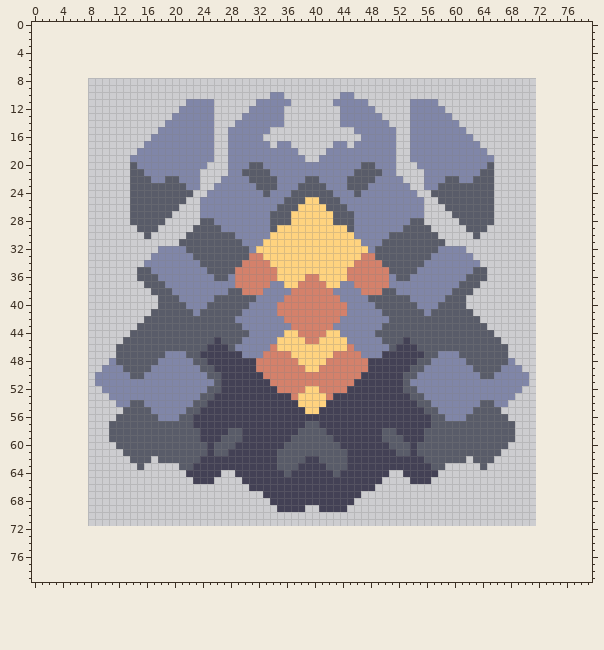
Two versions of one sprite sheet, sprites/units/gjallahorn.png. The picture above was drawn from the file before the commit.
The file is 64x64 pixels. The old version is drawn lined up with the new one, on the new canvas.
Now the later version:
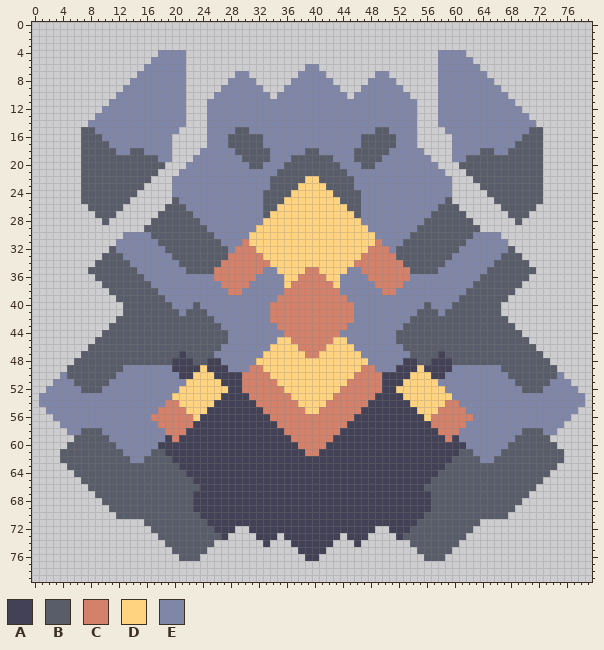
Palette (. is transparent): A #434155  B #595c69  C #d4816b  D #ffd37f  E #8086a8
What changed:
canvas 64x64 -> 80x80, the old top-left corner now at 8,8
Changed rows in their new state; - is an unchanged pixel.
first column x 1:
 4 -----------------EEEE------------------------------------EEEE-----------------
 5 ----------------EEEEE------------------------------------EEEEE----------------
 6 ---------------EEEEEE-----------------EE-----------------EEEEEE---------------
 7 --------------EEEEEEE-------EE-------EEEE-------EE-------EEEEEEE--------------
 8 -------------EEEEEEEE------EEEE-----EEEEEE-----EEEE------EEEEEEEE-------------
 9 ------------EEEEEEEEE-----EEEEEE---EEEEEEEE---EEEEEE-----EEEEEEEEE------------
10 -----------EEEEEEEEEE----EEEEEEEE.-EEEEEEEE-.EEEEEEEE----EEEEEEEEEE-----------
11 ----------EEEEEEEEEEE...-EEEEEE-----EEEEEE-----EEEEEE-...EEEEEEEEEEE----------
12 ---------EEEEEEEEEEE-...-EEEEE-----EEEEEEEE-----EEEEE-...-EEEEEEEEEEE---------
13 --------EEEEEEEEEEE--...-EEEE------EEEEEEEE------EEEE-...--EEEEEEEEEEE--------
14 -------EEEEEEEEEEE---...-EEE-------EEEEEEEE-------EEE-...---EEEEEEEEEEE-------
15 ------BBEEEEEEEEE---....-EE-BB---EEEEEEEEEEEE---BB-EE-....---EEEEEEEEEBB------
16 ------BBBEEEEEEE---.....-EEBBBBBEEEEEEEEEEEEEEBBBBBEE-.....---EEEEEEEBBB------
17 ------BBBBEEEEE----.....-EEBBBBB-E--EEEEEE--E-BBBBBEE-.....----EEEEEBBBB------
18 ------BBBBBEEBB----....--EE-BBBBB----EBBE----BBBBB-EE--....----BBEEBBBBB------
19 ------BBBBBBBBBBB--...---EE--BBBB---BBBBBB---BBBB--EE---...--BBBBBBBBBBB------
20 ------BBBBBBB-BBBB...---EEE--------BBBBBBBB--------EEE---...BBBB-BBBBBBB------
21 ------BBBBBBB--BB...---EEEE--EEEE-BBBBBBBBBB-EEEE--EEEE---...BB--BBBBBBB------
22 ------BBBBBBB---...E---EEE----EEE-BBBBDDBBBB-EEE----EEE---E...---BBBBBBB------
23 ------BBBBBBB--....EE--EE------EE-BBBDDDDBBB-EE------EE--EE....--BBBBBBB------
24 ------BBBBBBB-.....EEEEE---------BBBDDDDDDBBB---------EEEEE.....-BBBBBBB------
25 ------BBBBBBB......-EEE---------BBBDDD--DDDBBB---------EEE-......BBBBBBB------
26 -------BBBBB-.....--BEE---------BBDDD----DDDBB---------EEB--.....-BBBBB-------
27 --------BBB--....--BBBE---------BDDD------DDDB---------EBBB--....--BBB--------
28 ---------B---...--BBBBBEE-------DDDD------DDDD-------EEBBBBB--...---B---------
29 --------------.--BBBBB--EE-----DDD----------DDD-----EE--BBBBB--.--------------
30 ------------EEEEBBBBB----EEE--DDD------------DDD--EEE----BBBBBEEEE------------
31 -----------EEEEEEBBB------EEECDD--------------DDCEEE------BBBEEEEEE-----------
32 ----------BEEEEEE-BBB------ECCC----------------CCCE------BBB-EEEEEEB----------
33 ---------BBBEEEE---BBB-----CCC------------------CCC-----BBB---EEEEBBB---------
34 --------BBBBBEE-----BBB---CCC--------------------CCC---BBB-----EEBBBBB--------
35 -------BBBBBBBEE-----BBB-CCC----EE----CC----EE----CCC-BBB-----EEBBBBBBB-------
36 --------BBBBBB-EE--------CCC---EEEE--C--C--EEEE---CCC--------EE-BBBBBB--------
37 ---------BBBBBB-EE--------CC--EEE---C----C---EEE--CC--------EE-BBBBBB---------
38 ----------BBBBBB-EE--------CCEEE---C------C---EEECC--------EE-BBBBBB----------
39 -----------BBBBBB-EE-----EEEEEE---C--------C---EEEEEE-----EE-BBBBBB-----------
40 ------------BBBBB--EE-B-EEEEEE---C----------C---EEEEEE-B-EE--BBBBB------------
41 ------------BBBB----E-B-EEEEE----C----------C----EEEEE-B-E----BBBB------------
42 -----------BBBB----------EEE-----CC--------CC-----EEE----------BBBB-----------
43 ----------BBBB------------EEE-----CC------CC-----EEE------------BBBB----------
44 ---------BBBB--------------EEE-----CC----CC-----EEE--------------BBBB---------
45 --------BBBB-------------B-EE-------CC--CC-------EE-B-------------BBBB--------
46 -------BBBB-------------BBEE-----D---CCCC---D-----EEBB-------------BBBB-------
47 ------BBBBB-------BBA--BBEEEE---DDDD--CC--DDDD---EEEEBB--ABB-------BBBBB------
48 -----BBBBBB------BBAAA----EEEEEDDDDDD----DDDDDDEEEEE----AAABB------BBBBBB-----
49 ----BBBBBBBBEEEE---AAAADA--EEEC-DDDDDD--DDDDDD-CEEE--ADAAAA---EEEEBBBBBBBB----
50 ---EBBBBBBB--EE-----AADDDA---CCC-DDDDDDDDDDDD-CCC---ADDDAA-----EE--BBBBBBBE---
51 --EEEBBBBB-----------DDDDD---CCCC-DDDDDDDDDD-CCCC---DDDDD-----------BBBBBEEE--
52 -EEEEEBBB-----------DDDDDDD--CCCCC-DDD--DDD-CCCCC--DDDDDDD-----------BBBEEEEE-
53 EEEEEEEEEE---------DDDDDDD----CCCCCCD----DCCCCCC----DDDDDDD---------EEEEEEEEEE
54 EEEEEEEEEEE--EE---CCDDDDD------CCCCCC----CCCCCC------DDDDDCC---EE--EEEEEEEEEEE
55 -EEEEEEEEEEEEEEE-CCCCDDD--------CCCCCC--CCCCCC--------DDDCCCC-EEEEEEEEEEEEEEE-
56 --EEEEEEEEEEEEEECCCCCCD----------CCCCCCCCCCCC----------DCCCCCCEEEEEEEEEEEEEE--
57 ---EEEEEEEEEEEEEECCCCC------------CCCCCCCCCC------------CCCCCEEEEEEEEEEEEEE---
58 ----EEBBBEEEEEEEEECCCAA----AA------CCCCCCCC------AA----AACCCEEEEEEEEEBBBEE----
59 -----BBBBBEEEEEEEEACAAA---AAA-------CCCCCC-------AAA---AAACAEEEEEEEEBBBBB-----
60 ----BBBBBBBEEEEEEAAAAAAA-AAA-------AACCCCAA-------AAA-AAAAAAAEEEEEEBBBBBBB----
61 ---BBBBBBBBBEEEE--AAAAAA-AA-------AAAACCAAAA-------AA-AAAAAA--EEEEBBBBBBBBB---
62 ---BBBBBBBBBBEE-B--AAAA-----------AAAA--AAAA-----------AAAA--B-EEBBBBBBBBBB---
63 ----BBBBBBBBBB-BBBBBAA------------AAA----AAA------------AABBBBB-BBBBBBBBBB----
64 -----BBBBBBBBBBBBBBBB-----AA-------A------A-------AA-----BBBBBBBBBBBBBBBB-----
65 ------BBBBBBBBBBBBBBBB---AAAA--------------------AAAA---BBBBBBBBBBBBBBBB------
66 -------BBBBBBBBBBBBBBBBAAAAAAA------------------AAAAAAABBBBBBBBBBBBBBBB-------
67 --------BBBBBBBBBBBBBBAAAAAAAAAA--------------AAAAAAAAAABBBBBBBBBBBBBB--------
68 ---------BBBBBBBBBBBBBAAAAAAAAAAA------------AAAAAAAAAAABBBBBBBBBBBBB---------
69 ----------BBBBBBBBBBBBAAAAAAAAAAAA----AA----AAAAAAAAAAAABBBBBBBBBBBB----------
70 -----------BBBBBBBBBBBBAAAAAAAAAAAAAAAAAAAAAAAAAAAAAAAABBBBBBBBBBBB-----------
71 ---------------BBBBBBBBBAAAAAAAAAAAAAAAAAAAAAAAAAAAAAABBBBBBBBB---------------
72 ----------------BBBBBBBBBAAA--AAAAAAAAAAAAAAAAAA--AAABBBBBBBBB----------------
73 -----------------BBBBBBBBBA----AAA-AAAAAAAA-AAA----ABBBBBBBBB-----------------
74 ------------------BBBBBBB-------A---AAAAAA---A-------BBBBBBB------------------
75 -------------------BBBBB-------------AAAA-------------BBBBB-------------------
76 --------------------BBB---------------AA---------------BBB--------------------
Pixel boxes of the changes (left, top, right, bottom) in both pictures:
changed: (39, 50, 585, 561)
